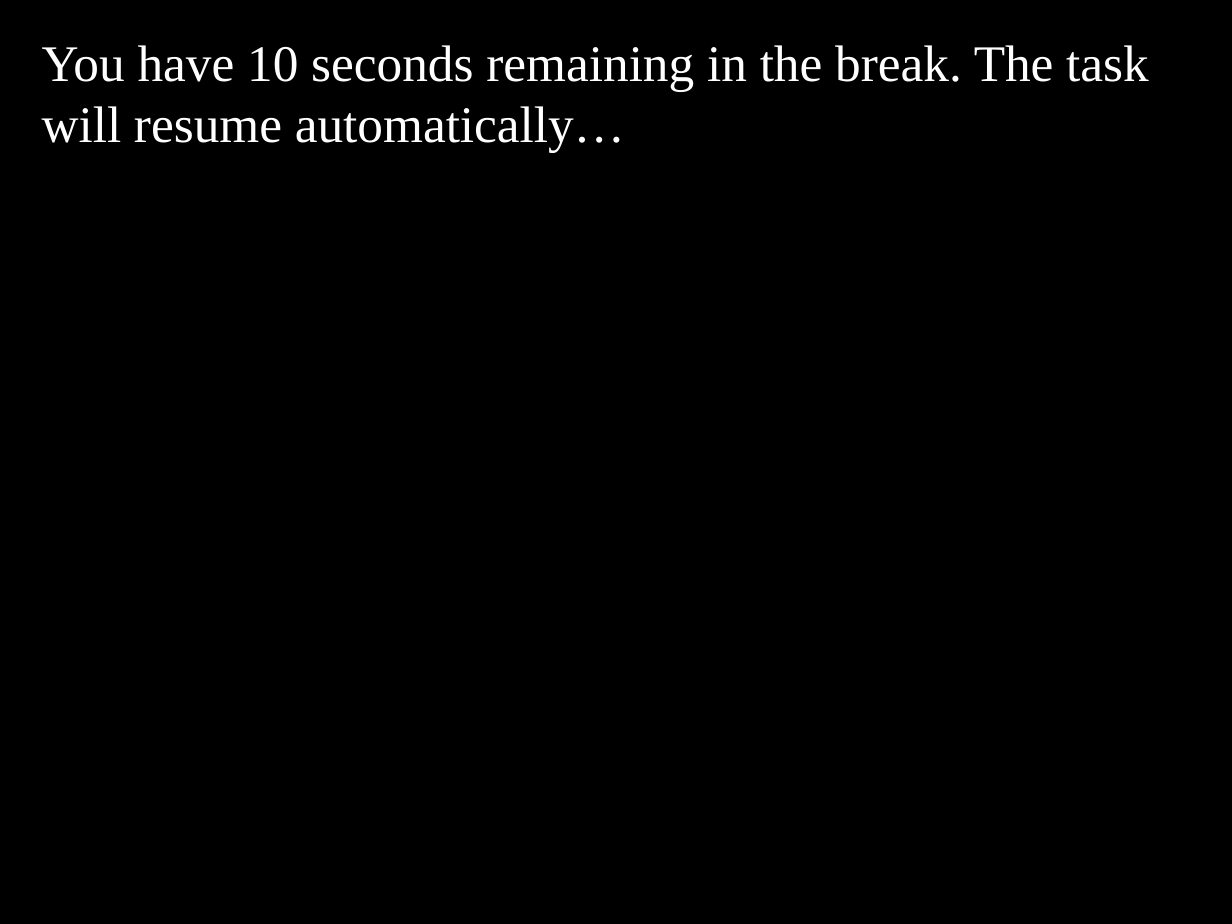
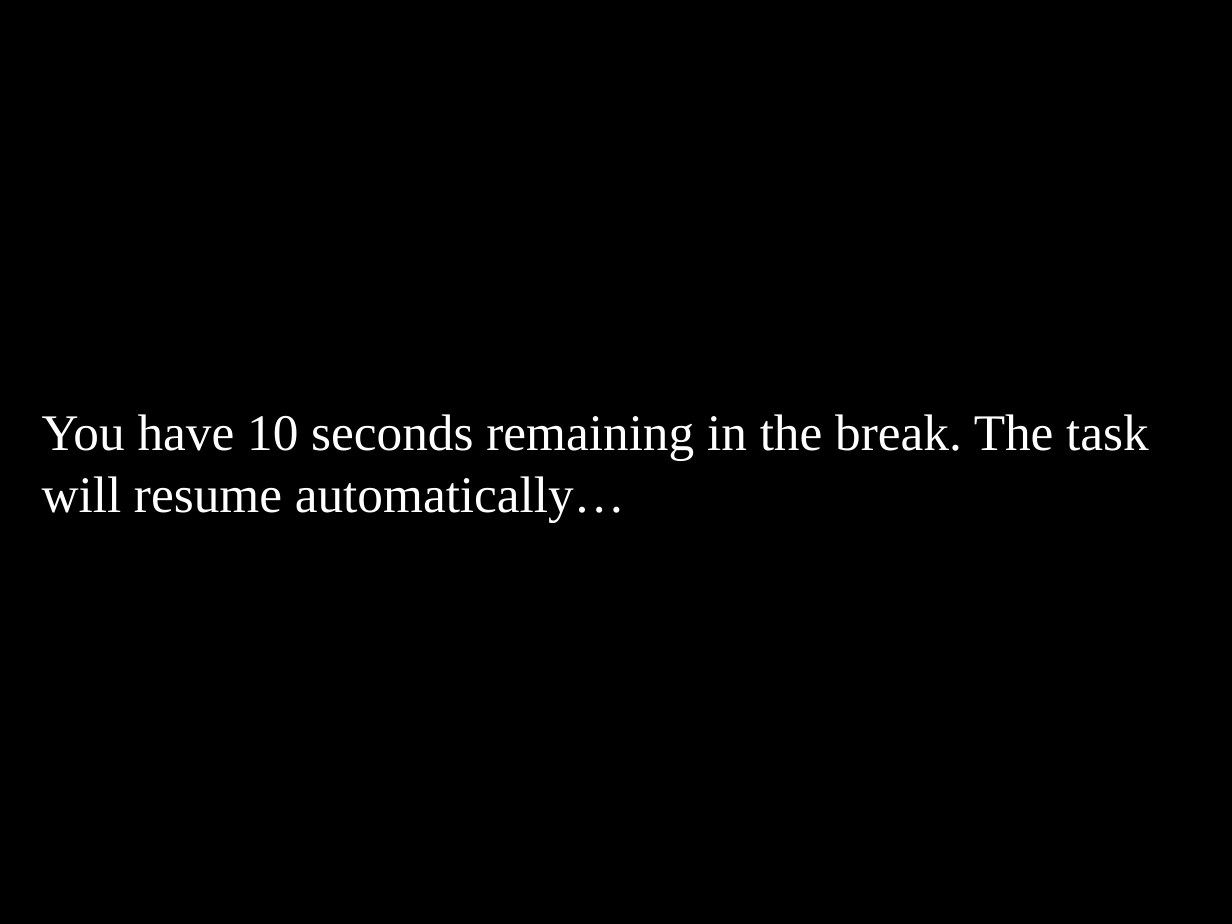
Before and after one commit to EmbodiedResearchLab/Vitality-Tactile-Detection, a slide deck: slide 16 of Stimuli/new/General instructions.pptx (slide 15 before the commit). Drawn at 1232x924 pixels with LibreOffice and Linux fonts; fonts in the diff are those of the drawing. Boxes give left, top, right and bottom in pixels: in the first picture for what was removed or moved away, otherwise in the second. Text is boxed around its words. In the diff, an @@ line names an element or a change of style, - is before the commit and + after.

```diff
--- a/Stimuli/new/General instructions.pptx
+++ b/Stimuli/new/General instructions.pptx
@@ text "You have 10 seconds remaining ...": place and size @@
-text "You have 10 seconds remaining ..." at [42, 45, 1149, 153]
+text "You have 10 seconds remaining ..." at [42, 414, 1149, 523]
```
Also in this commit, not shown: 13 other slides changed, 4 slides added, 30 other files.
